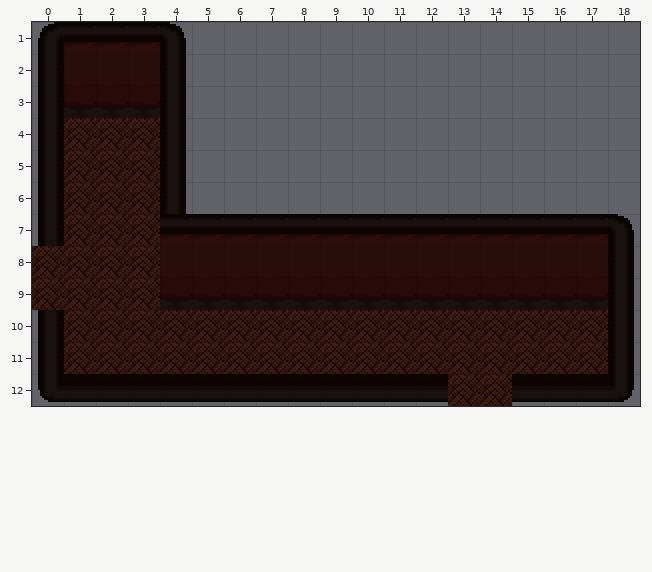
Two versions of a level (Tiled map, game/assets/tiles/living_room_corridor.tmx). That is the earlier state.
Cells are 16x16 px. Shown: x 0..18, y 1..12.
Once edited:
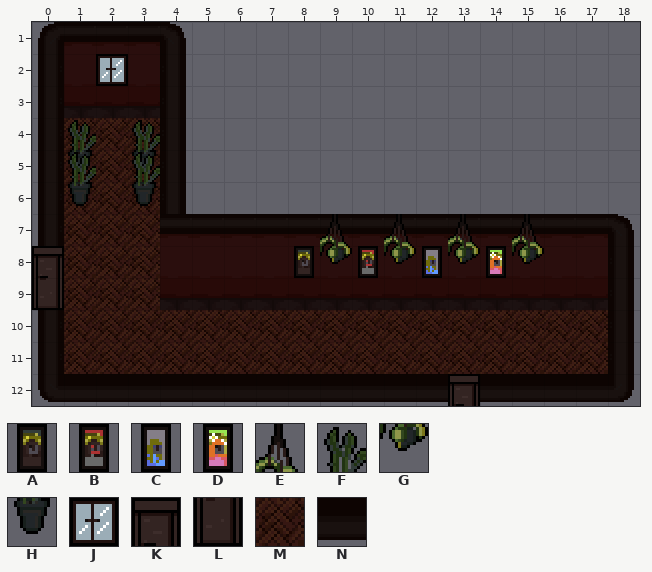
Key: from "furniture_tileset_v2": A 210, B 211, C 212, D 213, E 303, F 304, G 334, H 335, J 416, K 418, L 449; from "parede_chao_tileset": M 8, N 10.
_ is an empty cell.
Tiles of an added or newly shown layer are drawn over the layers below it.
From old to new:
Layer "Tile Layer 1":
y 12: x 14 M -> N
Layer "Tile Layer 2" (added):
y 2: x 2 _ -> J
y 4: x 1 _ -> F; x 3 _ -> F
y 5: x 1 _ -> H; x 3 _ -> H
y 7: x 9 _ -> E; x 11 _ -> E; x 13 _ -> E; x 15 _ -> E
y 8: x 0 _ -> K; x 9 _ -> G; x 11 _ -> G; x 13 _ -> G; x 15 _ -> G
y 9: x 0 _ -> L
y 12: x 13 _ -> K
Layer "Tile Layer 3" (added):
y 4: x 1 _ -> F
y 5: x 1 _ -> F; x 3 _ -> F
y 6: x 1 _ -> H; x 3 _ -> H
y 8: x 8 _ -> A; x 10 _ -> B; x 12 _ -> C; x 14 _ -> D
